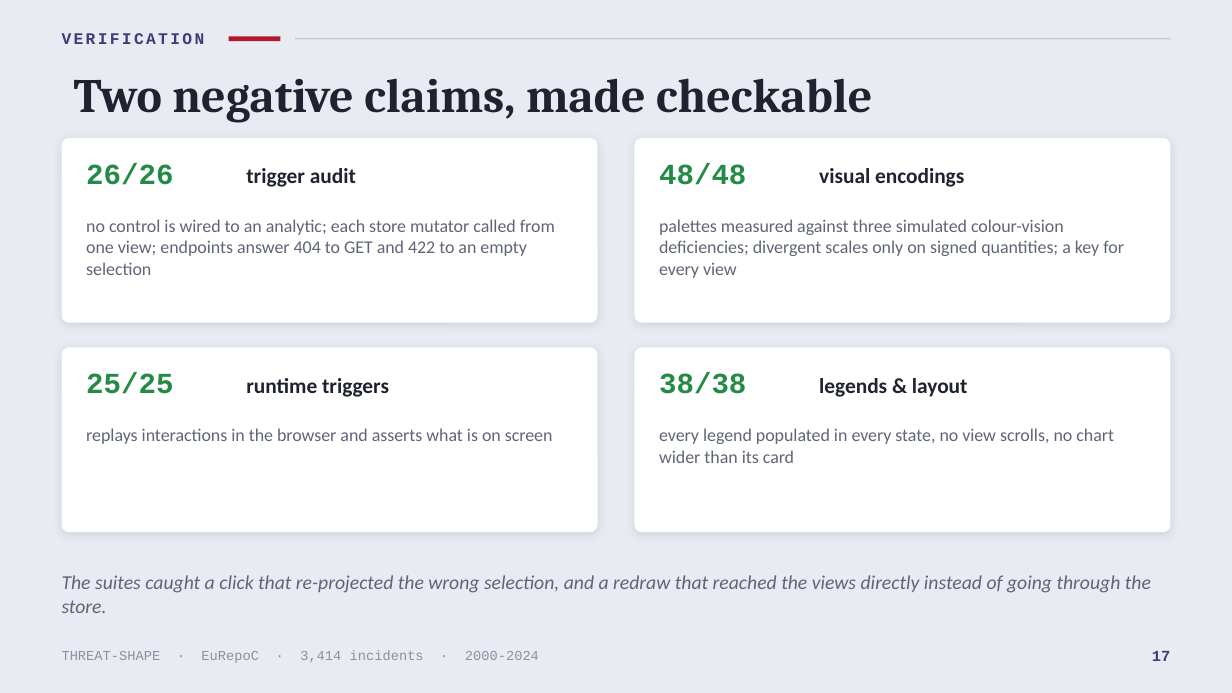
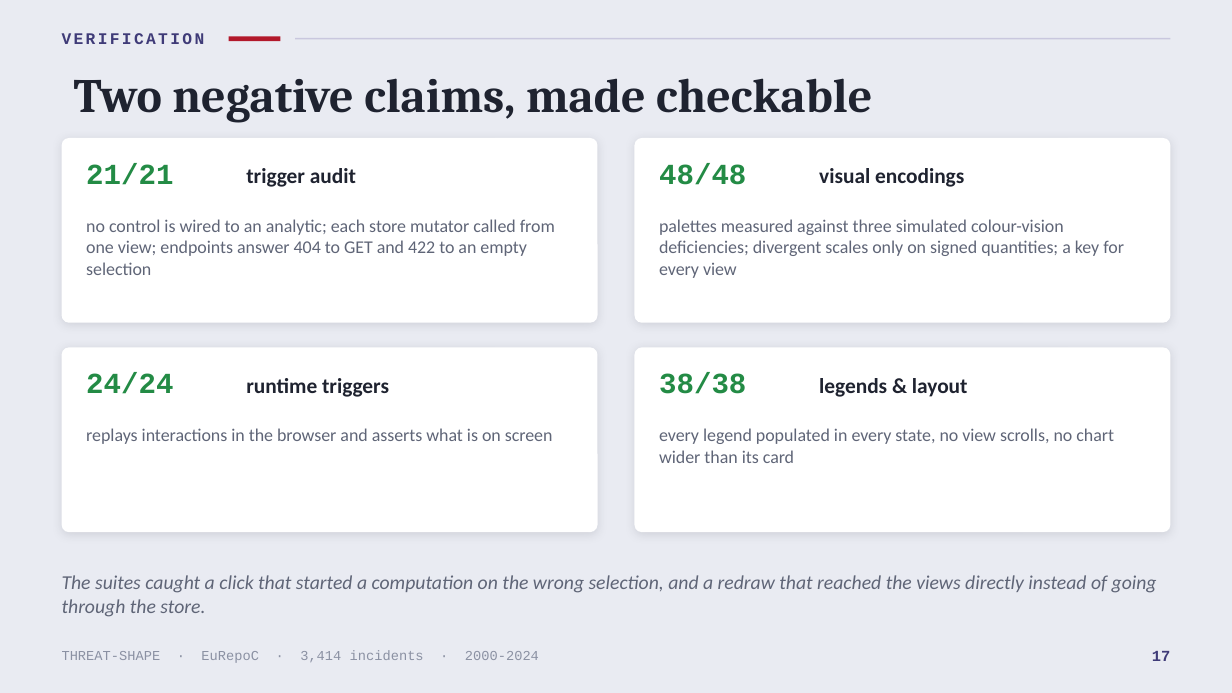
Before and after one commit to SamueleProietti/Visual_Analytics-Project, a slide deck: slide 17 of docs/slides/Threat-Shape.pptx. Drawn at 1232x693 pixels with LibreOffice and Linux fonts; fonts in the diff are those of the drawing. Boxes give left, top, right and bottom in pixels: in the first picture for what was removed or moved away, otherwise in the second. Text is boxed around its words. In the diff, an @@ line names an element or a change of style, - is before the commit and + after.

Commit message:
Revision after review: lasso as pure selection, fixed-row contrast panel, direct t-SNE and comparison with PCA + t-SNE

```diff
--- a/docs/slides/Threat-Shape.pptx
+++ b/docs/slides/Threat-Shape.pptx
@@ text at bbox=[86, 163, 173, 185]: text changed @@
-26/26
+21/21
@@ text at bbox=[86, 372, 173, 394]: text changed @@
-25/25
+24/24
@@ text at bbox=[62, 575, 1157, 617]: text changed @@
-The suites caught a click that re-projected the wrong selection, and a redraw that reached the views directly instead of going through the store.
+The suites caught a click that started a computation on the wrong selection, and a redraw that reached the views directly instead of going through the store.
```
Also in this commit, not shown: 4 other slides changed, 2 slides added, 2 slides removed, 28 other files.
